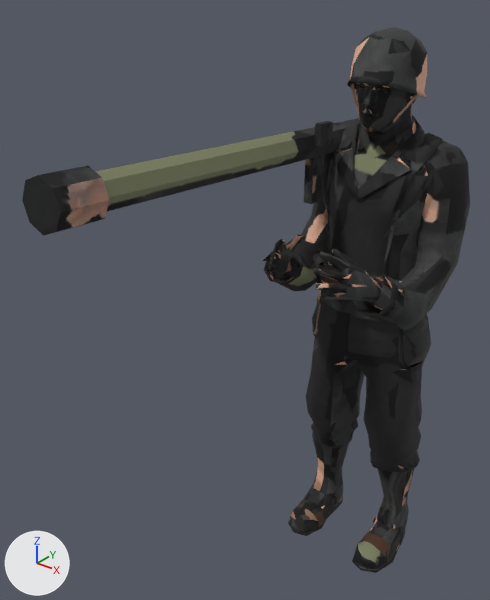
An edit to the glTF model frente-europa/public/models/soldado_bazuca_eixo.glb, drawn before and after from the same camera.
Before and after are seen from a camera (50 mm lens) standing at (0.923, -1.726, 1.938) and looking at (-0.215, -0.303, 1.056). Every picture has the same lights, and +X, +Y and +Z are marked at lower left. The picture after the commit comes second. Vertices at exactly the same position are counted once.

Before the edit, the objects in view are built like this:
```python
me_defaultmaterial = bpy.data.meshes.new('defaultMaterial')
me_defaultmaterial.from_pydata(...)  # 3416 vertices, 5000 faces; spans x -0.28..0.27, y -0.99..0.47, z 0.0..1.8
me_defaultmaterial.materials.append(mat_soldado_bazuca_eixo)  # picture img_soldado_bazuca_eixo_atlas
ob_soldado = bpy.data.objects.new('Soldado', me_defaultmaterial)
ob_soldado.location = (0.0, 0.0, 0.0)
```
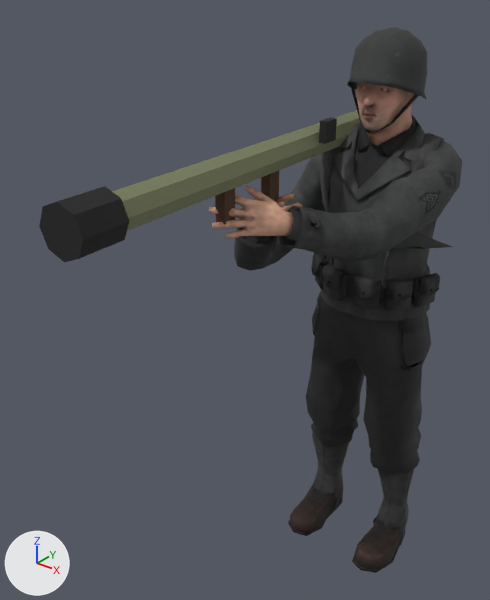
What differs and where, as boxes (x1, y1, x2, y2) in the pictures (490 x 600 px; the box of a moved part takes in the faces that stretch with it):
'Soldado', reshaped: before (22, 27, 470, 573); after (39, 27, 462, 573)
part 1 of me_defaultmaterial, moved or reshaped: before (313, 249, 382, 303); after (208, 186, 293, 239)
part 2 of me_defaultmaterial, moved or reshaped: before (95, 118, 361, 211); after (112, 110, 361, 231)
part 3 of me_defaultmaterial, moved or reshaped: before (22, 166, 109, 236); after (39, 186, 129, 262)
part 4 of me_defaultmaterial, added (brown): after (261, 171, 279, 202)
part 5 of me_defaultmaterial, added (brown): after (215, 188, 235, 225)
part 6 of me_defaultmaterial, deleted: before (304, 155, 323, 204)
part 7 of me_defaultmaterial, deleted: before (314, 121, 333, 146)
part 8 of me_defaultmaterial, moved or reshaped: before (263, 128, 470, 331); after (234, 117, 462, 277)
part 9 of me_defaultmaterial, surface changed: before (289, 32, 431, 572); after (289, 32, 440, 572)

What changed in the scene script:
```text
Change me_defaultmaterial:
    used by ob_soldado; location = (0.0, 0.0, 0.0)
    remove me_defaultmaterial.from_pydata(...)  # 3416 vertices, 5000 faces; spans x -0.28..0.27, y -0.99..0.47, z 0.0..1.8
    add me_defaultmaterial.from_pydata(...)  # 3420 vertices, 5000 faces; spans x -0.37..0.24, y -1.01..0.45, z 0.0..1.8
    me_defaultmaterial part 1: the loose piece of 197 vertices spanning x 0.08..0.21, y -0.46..-0.19, z 1.13..1.32 is multiplied about its middle by the matrix ((0.934, 0.316, -0.169), (-0.344, 0.923, -0.174), (0.101, 0.221, 0.97)), then moved by (-0.21, -0.09, 0.15)
    me_defaultmaterial part 2: the loose piece of 16 vertices spanning x -0.22..-0.12, y -0.93..0.47, z 1.41..1.57 is multiplied about its middle by the matrix ((0.998, -0.06, 0.003), (0.06, 0.997, -0.05), (0.0, 0.05, 0.999)), then moved by (0.03, -0.02, 0.01)
    me_defaultmaterial part 3: the loose piece of 16 vertices spanning x -0.23..-0.11, y -0.99..-0.87, z 1.46..1.59 is moved by (0.08, -0.02, -0.03)
    me_defaultmaterial part 4: a new loose piece, a box spanning x -0.147..-0.117, y -0.319..-0.279, z 1.33..1.47, in mat_soldado_bazuca_eixo (picture img_soldado_bazuca_eixo_atlas)
    me_defaultmaterial part 5: a new loose piece, a box spanning x -0.135..-0.105, y -0.519..-0.479, z 1.37..1.47, in mat_soldado_bazuca_eixo (picture img_soldado_bazuca_eixo_atlas)
    me_defaultmaterial part 6: the loose piece of 8 vertices spanning x -0.19..-0.16, y -0.05..0.0, z 1.3..1.46 is deleted
    me_defaultmaterial part 7: the loose piece of 8 vertices spanning x -0.12..-0.1, y -0.11..-0.05, z 1.49..1.56 is deleted
    me_defaultmaterial part 8: 8 vertices moved from x -0.25..0.14, y -0.15..0.19, z 1.15..1.47 to x -0.25..0.13, y -0.15..0.19, z 1.15..1.47; 550 vertices removed from x -0.28..0.27, y -0.36..0.23, z 0.99..1.52; 560 vertices added at x -0.37..0.24, y -0.41..0.24, z 1.08..1.64
    me_defaultmaterial part 9: 3564 kept faces spanning x -0.22..0.22, y -0.1..0.25, z 0.0..1.8 get new texture (UV) coordinates
    other edits to the shape of me_defaultmaterial do not show in these pictures
```
